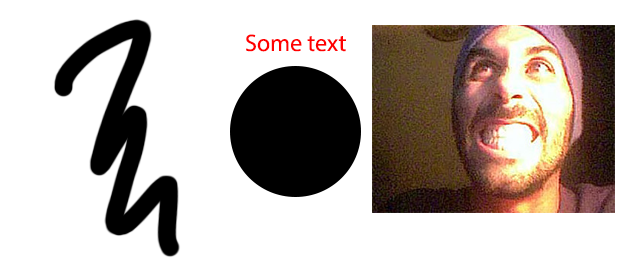
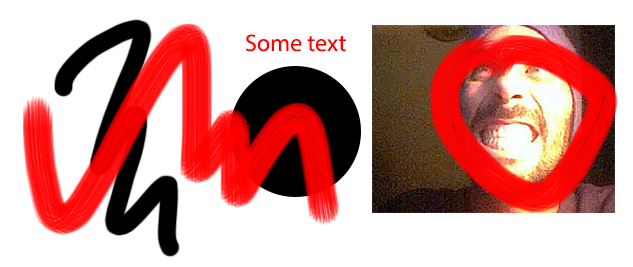
Layered file, before and after one edit (w=633, h=267). Changes by layer:
painted on "Capa 1" over [22, 23, 618, 235]
